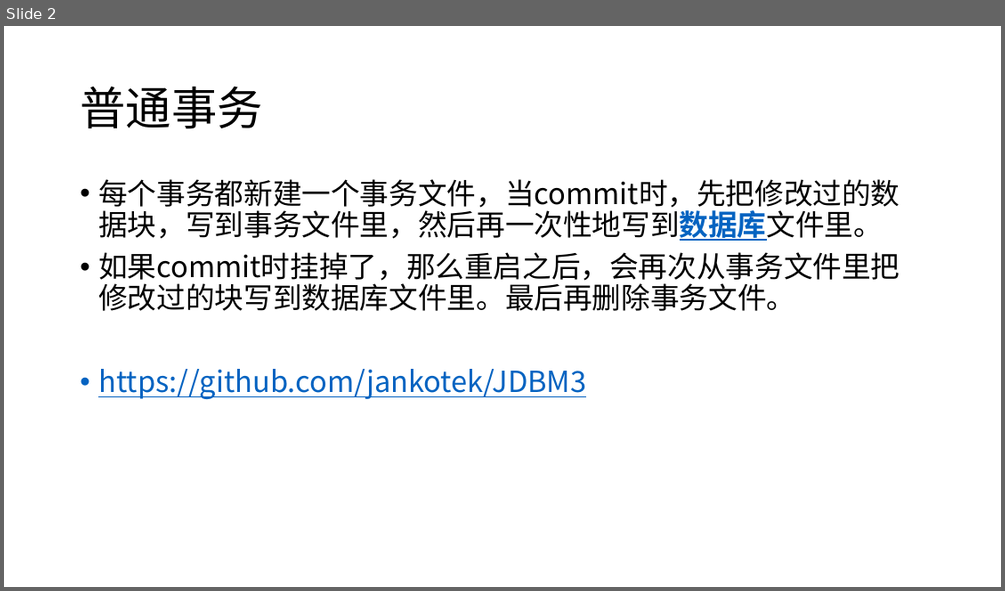
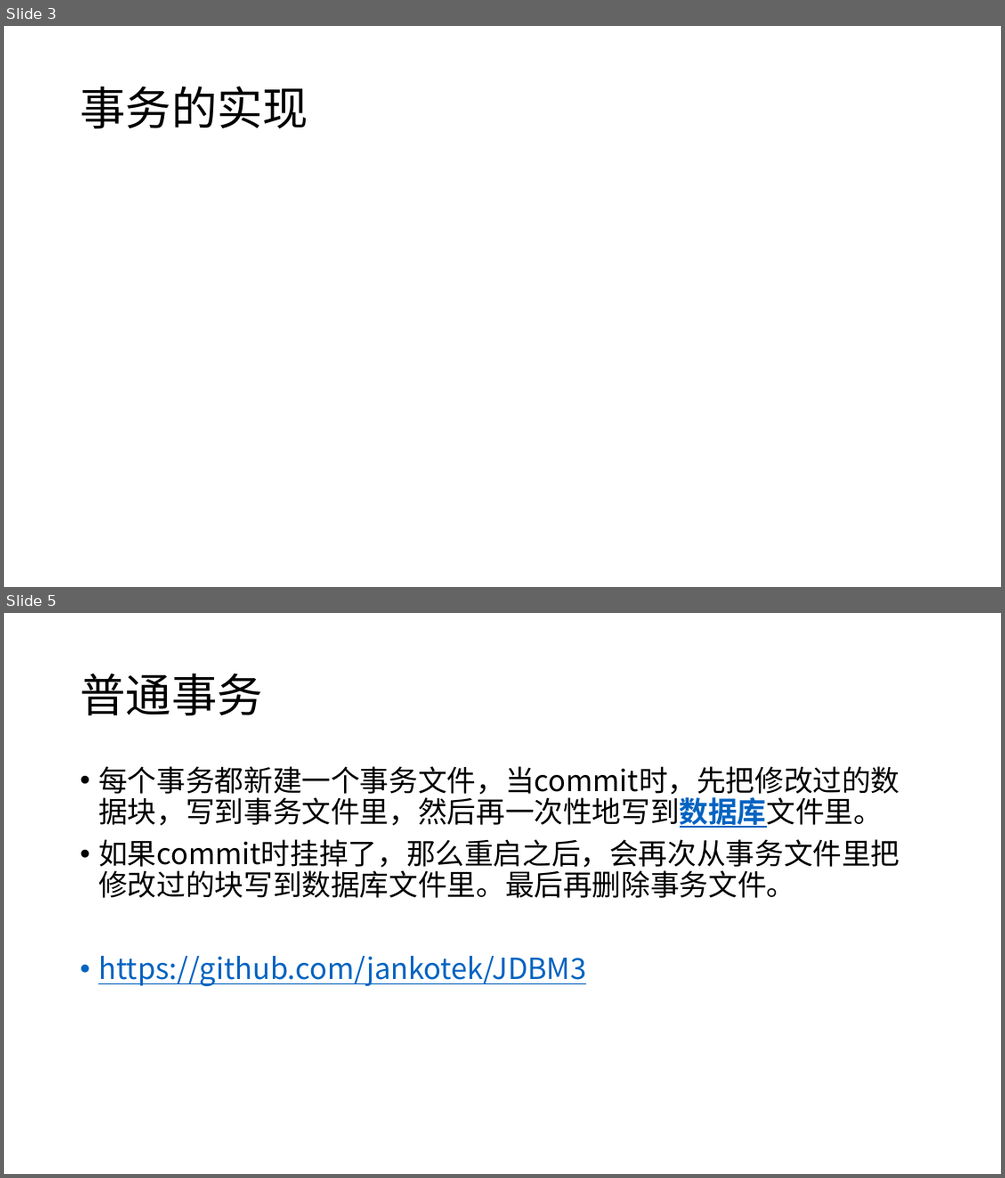
Before and after one commit to courage89/xa_presentation, a slide deck: 分布式事务.pptx. Shown one above the other, each under a label of ours: slide 2 before the commit, slides 3 and 5 after it; the slides between them are not shown. The pictures are 1005x591 and 1005x1178 pixels, drawn with LibreOffice and Linux fonts; fonts in the diff are those of the drawing. Boxes give left, top, right and bottom in pixels: in the first picture for what was removed or moved away, otherwise in the second. Text is boxed around its words. In the diff, an @@ line names an element or a change of style, - is before the commit and + after.

```diff
--- a/分布式事务.pptx
+++ b/分布式事务.pptx
@@ slide 3 added at [4, 26, 1001, 587], background #FFFFFF @@
@@ title added at [80, 86, 308, 129], 44 pt, text #000000 @@
+事务的实现
@@ what was slide 2 is now slide 5 @@
```
Also in this commit, not shown: 2 slides changed, 7 other slides added.
